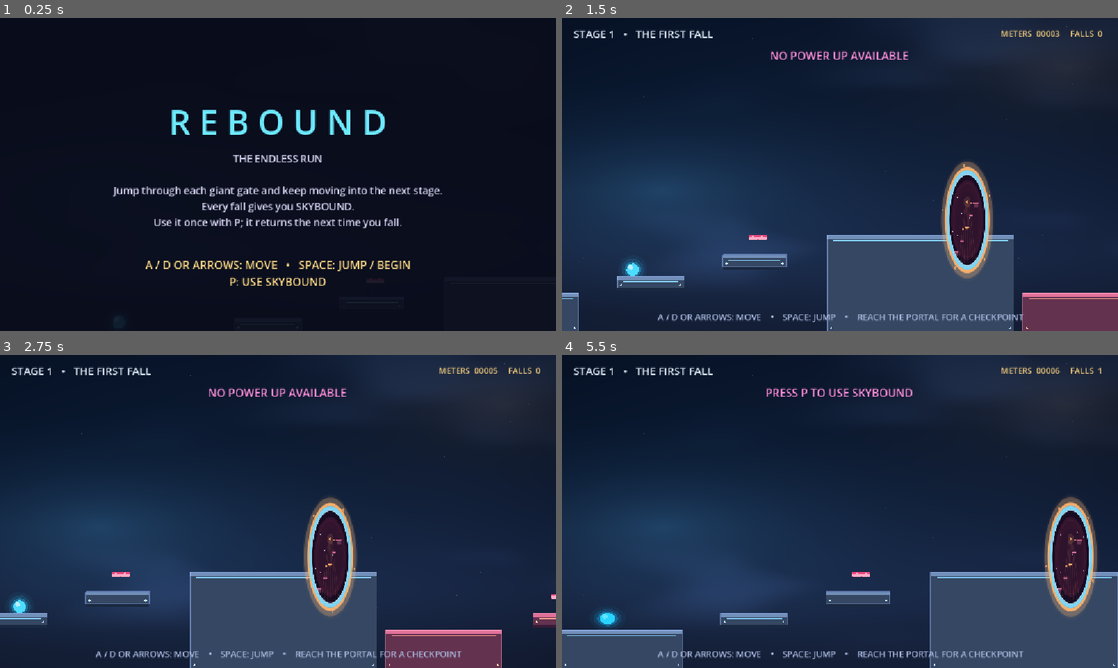
Above: before the commit, frames 1-4 (two rows, left to right).
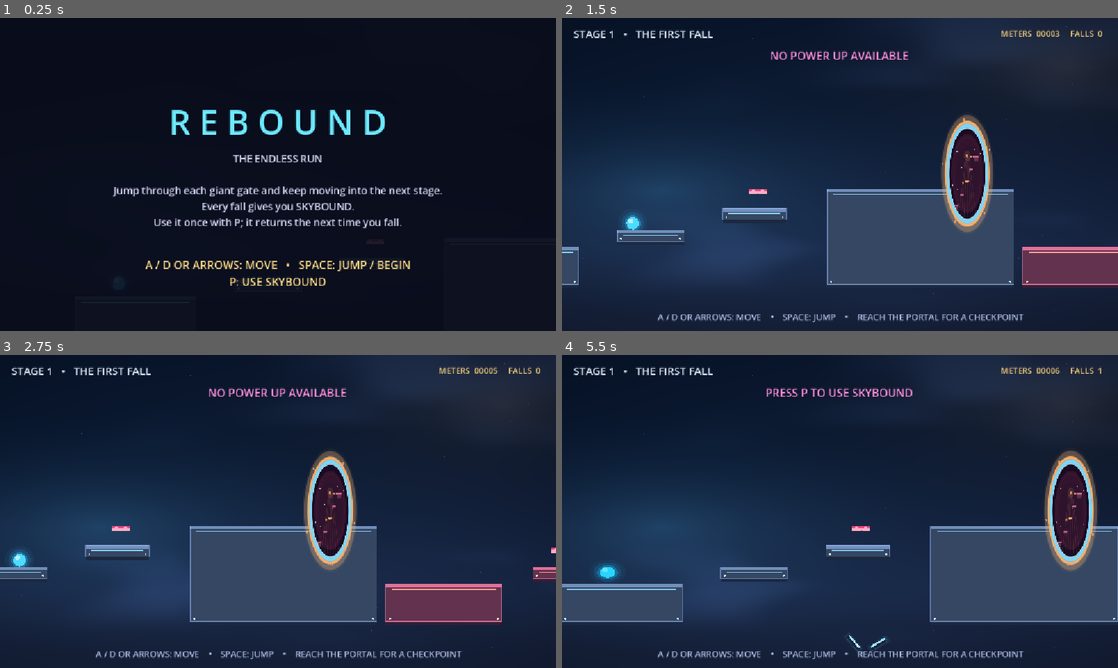
Above: after the commit, the same moments.

Repository: Epiccoder2211/REBOUND
Game: Godot game, scene res://main.tscn
Same seed, same stepped clock (60 frames per second), same inputs: the game is played once before the commit and once after it. Sound files missing from this copy of the repository are replaced by a short silence.
Inputs:
- Up to frame 1 (0.25 s): no input
- Up to frame 2 (1.5 s): tap Enter (ui_accept) at 0.5, 0.77 s; hold Right (ui_right) from 0.53 s (still down); tap P at 0.6, 1.35 s
- Up to frame 3 (2.75 s): tap Enter (ui_accept) at 1.52 s; release Right (ui_right) at 2.03 s; hold Left (ui_left) from 2.03 s (still down); tap P at 2.1 s
- Up to frame 4 (5.5 s): release Left (ui_left) at 2.78 s; hold Right (ui_right) 2.78-4.28 s; tap P at 2.85, 3.6, 4.25, 4.35, 5, 5.1 s; tap Enter (ui_accept) at 3.02, 3.77, 4.52 s; hold Left (ui_left) 4.28-5.03 s; hold Right (ui_right) from 5.03 s (still down)

The runs differ from the first frame. In frame 2, 20% of the frame differs, in the area x 0-100%, y 30-100%; in frame 3, 20%; in frame 4, 20%.

Commit message:
Bounce Pad Fix

Diff:
--- a/scripts/main.gd
+++ b/scripts/main.gd
@@ -12,6 +12,8 @@
 const BACKGROUND_MUSIC = preload("res://assets/in_the_dark.wav")
 const VIEW := Vector2(1152, 648)
 const PLAYER_SCREEN_X := 90.0
+const STAGE_VERTICAL_OFFSET := -40.0
+const CAMERA_CENTER_Y := 380.0
 const SKYBOUND := {"name": "SKYBOUND", "description": "A high rebound launches you toward the next ledge.", "color": "73eaff", "bounce": 760.0}
 
 var world: Node2D
@@ -386,7 +388,7 @@
 	player.modulate = Color(current_theme["player_tint"])
 	# Level geometry is authored in a 1152x648 world-space viewport, with the
 	# platforms and player around y=450-570. Keep that area inside the camera.
-	camera.position = Vector2(level_spawn.x + VIEW.x * 0.5 - PLAYER_SCREEN_X, VIEW.y * 0.5)
+	camera.position = Vector2(level_spawn.x + VIEW.x * 0.5 - PLAYER_SCREEN_X, CAMERA_CENTER_Y)
 	prepare_next_stage()
 	play_level_music(stage_index)
 	update_stats()
@@ -403,20 +405,20 @@
 	current_theme = data["theme"]
 	if not preview:
 		apply_level_theme(current_theme, transition)
-		level_spawn = data["spawn"] + Vector2(offset, 0.0)
+		level_spawn = data["spawn"] + Vector2(offset, STAGE_VERTICAL_OFFSET)
 	for rect: Rect2 in data["platforms"]:
-		create_platform(Rect2(rect.position + Vector2(offset, 0.0), rect.size))
+		create_platform(Rect2(rect.position + Vector2(offset, STAGE_VERTICAL_OFFSET), rect.size))
 	for platform_data: Dictionary in data["moving"]:
 		var moving_rect: Rect2 = platform_data["rect"]
 		create_platform(
-			Rect2(moving_rect.position + Vector2(offset, 0.0), moving_rect.size),
+			Rect2(moving_rect.position + Vector2(offset, STAGE_VERTICAL_OFFSET), moving_rect.size),
 			true,
 			platform_data["travel"]
 		)
 	for rect: Rect2 in data["hazards"]:
-		create_hazard(Rect2(rect.position + Vector2(offset, 0.0), rect.size))
+		create_hazard(Rect2(rect.position + Vector2(offset, STAGE_VERTICAL_OFFSET), rect.size))
 	var portal = GOAL_SCRIPT.new()
-	portal.position = data["goal"] + Vector2(offset, 0.0)
+	portal.position = data["goal"] + Vector2(offset, STAGE_VERTICAL_OFFSET)
 	portal.scale = Vector2(1.7, 1.7)
 	portal.color_a = Color(data["theme"]["platform_accent"])
 	portal.preview_data = levels[(index + 1) % levels.size()]
@@ -579,13 +581,14 @@
 		existing_pads.pop_front().queue_free()
 	for _index in range(2):
 		var pad = BOUNCE_PAD_SCRIPT.new()
-		pad.position = Vector2(fall_position.x + randf_range(-78.0, 78.0), randf_range(696.0, 710.0))
+		pad.position = Vector2(fall_position.x + randf_range(-78.0, 78.0), randf_range(650.0, 652.0))
 		pad.rotation = randf_range(-0.22, 0.22)
 		pad.rotation_speed = randf_range(-0.8, 0.8)
-		pad.orbit_radius = randf_range(10.0, 24.0)
+		pad.orbit_radius = randf_range(8.0, 12.0)
 		pad.orbit_speed = randf_range(-0.9, 0.9)
 		pad.orbit_phase = randf_range(0.0, TAU)
 		pad.glow_color = Color(current_theme["platform_accent"])
+		pad.bounce_power = 642.0
 		active_stage_root.add_child(pad)
 
 func finish_respawn(_safe_position: Vector2) -> void:
@@ -655,7 +658,7 @@
 	active_stage_root = preview_stage_root
 	preview_stage_root = null
 	current_theme = next_data["theme"]
-	level_spawn = next_data["spawn"] + Vector2(stage_offset, 0.0)
+	level_spawn = next_data["spawn"] + Vector2(stage_offset, STAGE_VERTICAL_OFFSET)
 	apply_level_theme(current_theme, true)
 	play_level_music(stage_index)
 	if current_powerup.is_empty():
